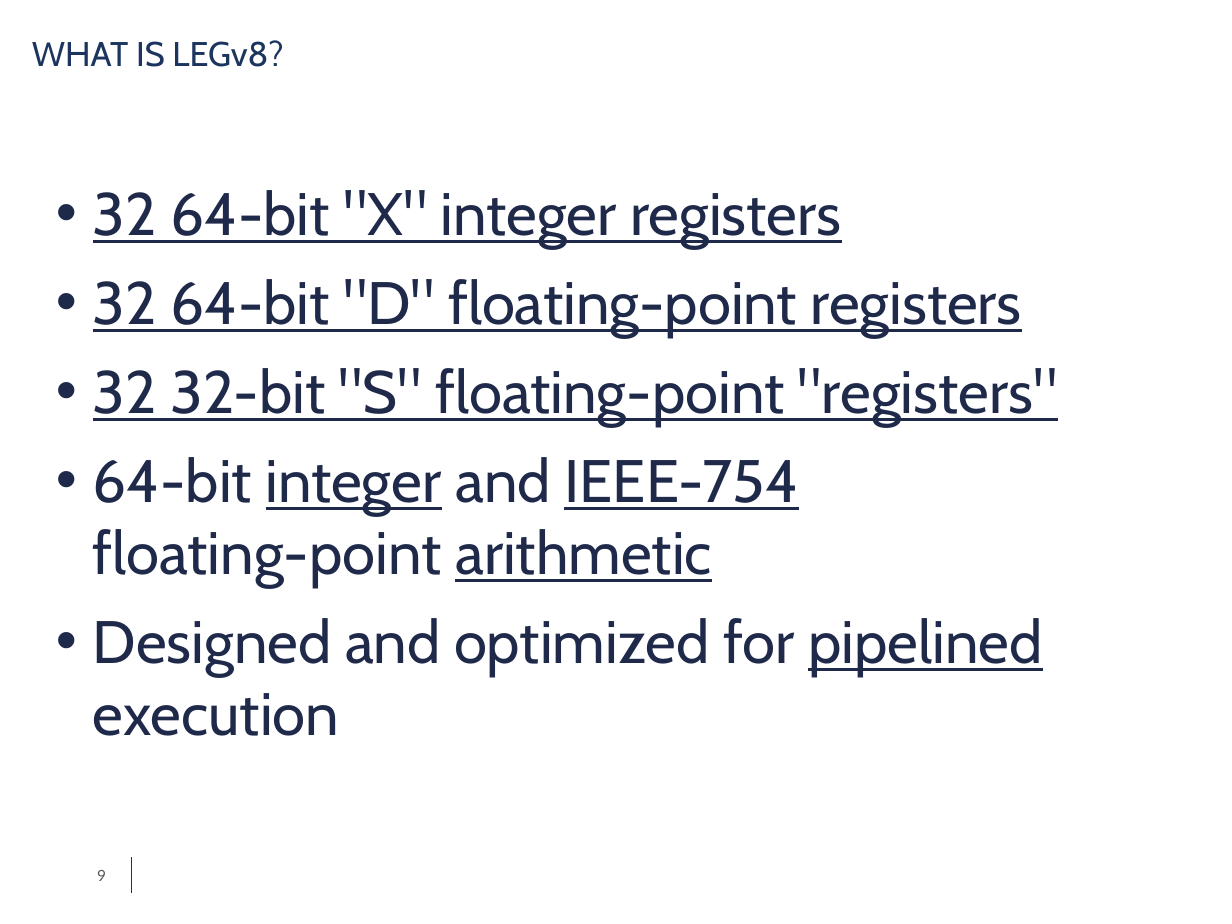
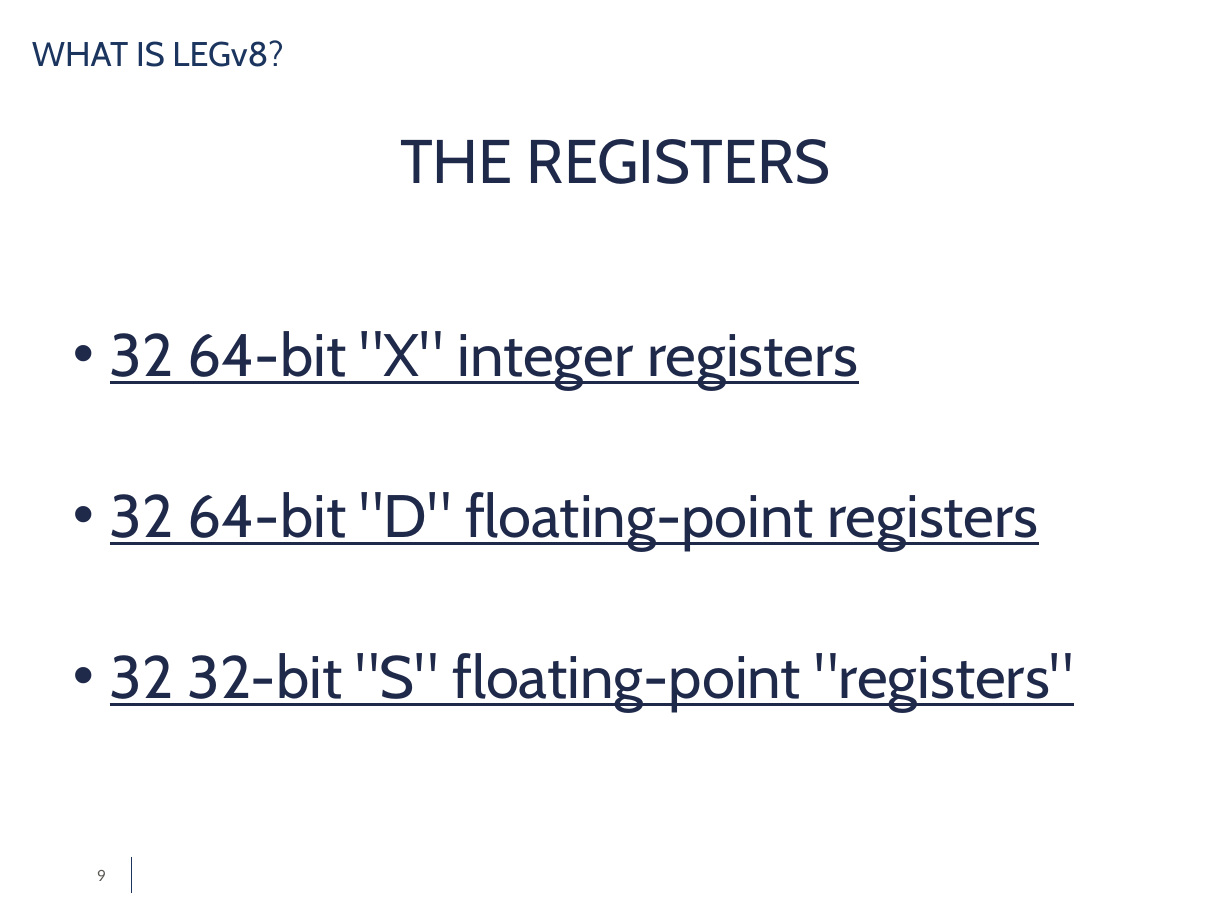
Before and after one commit to simdeistud/bachelors-thesis, a slide deck: slide 9 of SlidesDeiana4_3 -ABRIDGED.pptx. Drawn at 1232x924 pixels with LibreOffice and Linux fonts; fonts in the diff are those of the drawing; background and template pictures are left out. Boxes give left, top, right and bottom in pixels: in the first picture for what was removed or moved away, otherwise in the second. Text is boxed around its words. In the diff, an @@ line names an element or a change of style, - is before the commit and + after.

```diff
--- a/SlidesDeiana4_3 -ABRIDGED.pptx
+++ b/SlidesDeiana4_3 -ABRIDGED.pptx
@@ text added at (400, 139, 831, 184), 36 pt, text #1F294A @@
+THE REGISTERS
@@ text "32 64-bit "X" integer registers": place and size @@
-text "32 64-bit "X" integer registers" at (93, 190, 1057, 736)
+text "32 64-bit "X" integer registers" at (110, 331, 1074, 712)
@@ text at (93, 457, 1042, 736): paragraphs removed @@
-• 64-bit integer and IEEE-754
-  floating-point arithmetic
-• Designed and optimized for pipelined execution
```
Also in this commit, not shown: 9 other slides changed, 1 slide added, 19 slides removed, 1 other file.
